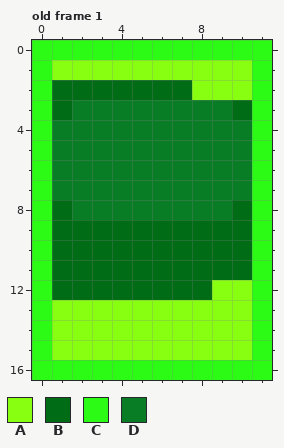
Pixel-art file, stored at zs-tcg.godot/assets/textures/cards/card_layers/card_layers.aseprite. Above is the file before it was changed.
12x17 pixels, 5 frames. Colours within 5 levels of each other are drawn and written as one. Shown: old frame 1. The commit also changed other frames, which this record leaves out.
Visible layers, top first: "front/border", "front/background", "back/background".
Palette (. is transparent): A #88ff11  B #006d16  C #2cfb15  D #087d26
Pixels before, old frame 1, first column x 0:
 0 CCCCCCCCCCCC
 1 CAAAAAAAAAAC
 2 CBBBBBBBAAAC
 3 CBDDDDDDDDBC
 4 CDDDDDDDDDDC
 5 CDDDDDDDDDDC
 6 CDDDDDDDDDDC
 7 CDDDDDDDDDDC
 8 CBDDDDDDDDBC
 9 CBBBBBBBBBBC
10 CBBBBBBBBBBC
11 CBBBBBBBBBBC
12 CBBBBBBBBAAC
13 CAAAAAAAAAAC
14 CAAAAAAAAAAC
15 CAAAAAAAAAAC
16 CCCCCCCCCCCC
The result:
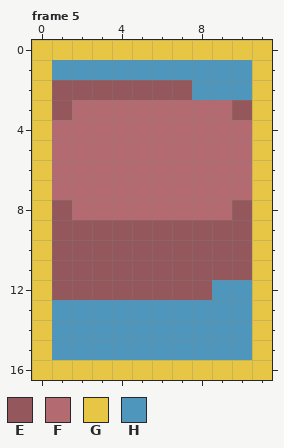
Colours new in this view: E #94585c  F #b36a70  G #e7c645  H #4e96bb
A new or re-ordered frame is compared with the old frame closest to it.
The edit:
frames 5 -> 24
layer "back/art" now shown
Changed rows in their new state; - is an unchanged pixel.
Frame 5 is new; against old frame 1, layers "front/border", "front/background":
first column x 0:
 0 GGGGGGGGGGGG
 1 GHHHHHHHHHHG
 2 GEEEEEEEHHHG
 3 GEFFFFFFFFEG
 4 GFFFFFFFFFFG
 5 GFFFFFFFFFFG
 6 GFFFFFFFFFFG
 7 GFFFFFFFFFFG
 8 GEFFFFFFFFEG
 9 GEEEEEEEEEEG
10 GEEEEEEEEEEG
11 GEEEEEEEEEEG
12 GEEEEEEEEHHG
13 GHHHHHHHHHHG
14 GHHHHHHHHHHG
15 GHHHHHHHHHHG
16 GGGGGGGGGGGG
Where, in picture pixels (left, top, right, bottom), the same in both pictures:
changed: (32, 40, 272, 380)
